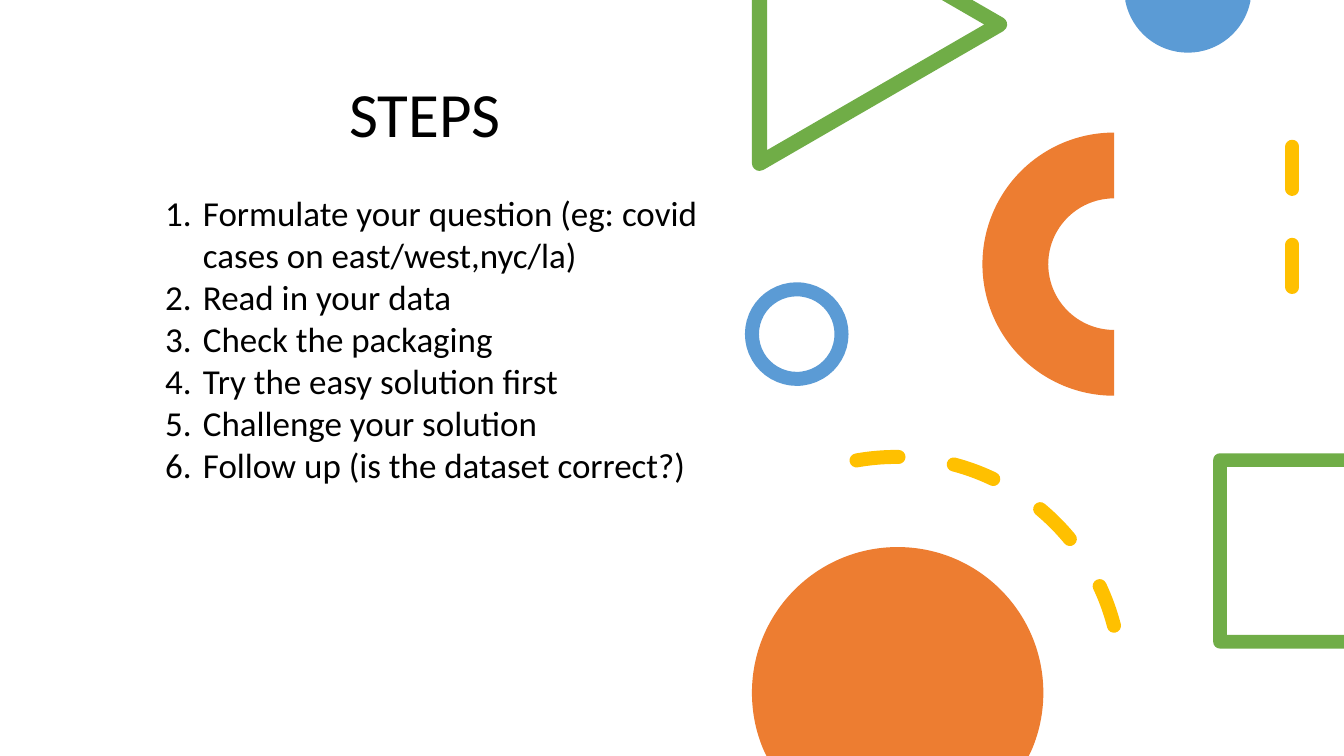
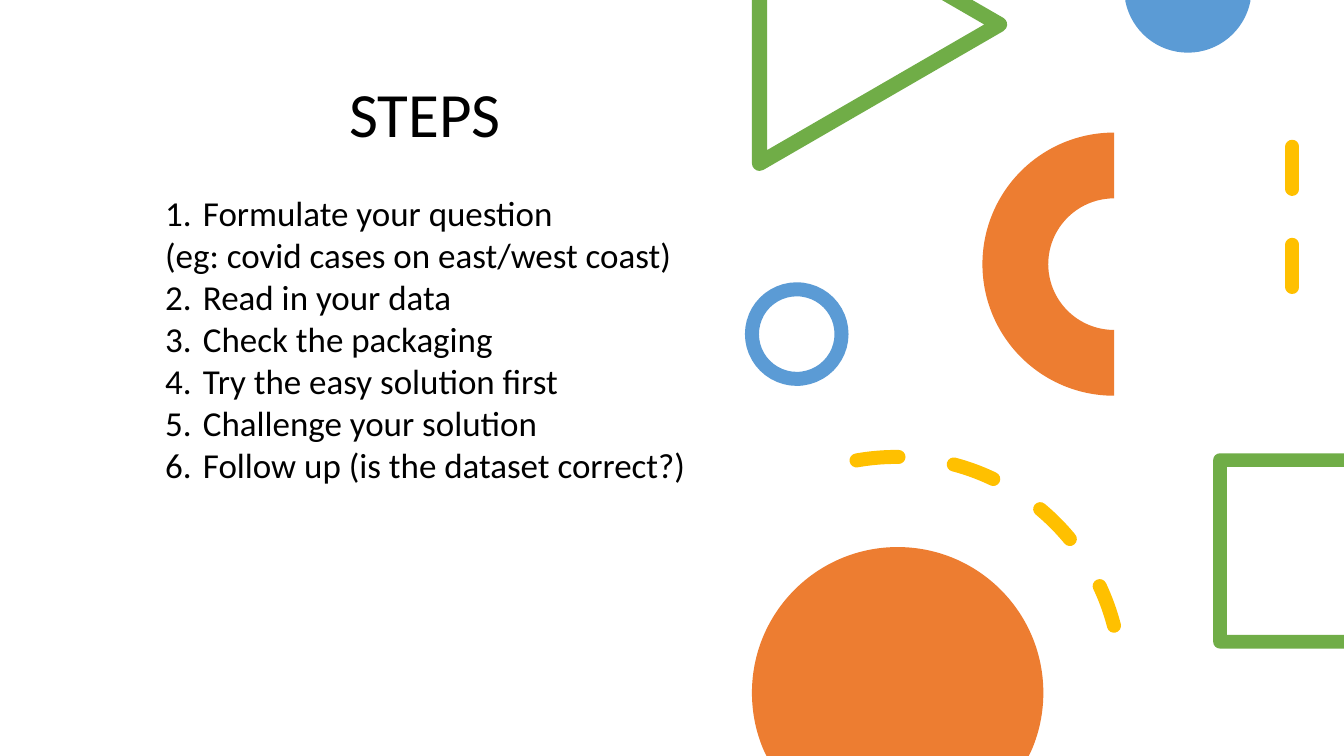
Before and after one commit to vvthakral/data-science-bootcamp, a slide deck: slide 3 of week-4-eda/data_analysis.pptx. Drawn at 1344x756 pixels with LibreOffice and Linux fonts; fonts in the diff are those of the drawing. Boxes give left, top, right and bottom in pixels: in the first picture for what was removed or moved away, otherwise in the second. Text is boxed around its words. In the diff, an @@ line names an element or a change of style, - is before the commit and + after.

```diff
--- a/week-4-eda/data_analysis.pptx
+++ b/week-4-eda/data_analysis.pptx
@@ text at bbox=[165, 201, 671, 274]: text changed @@
-1. Formulate your question (eg: covid cases on east/west,nyc/la)
+1. Formulate your question
+(eg: covid cases on east/west coast)
```
Also in this commit, not shown: 3 other slides changed, 2 other files.
